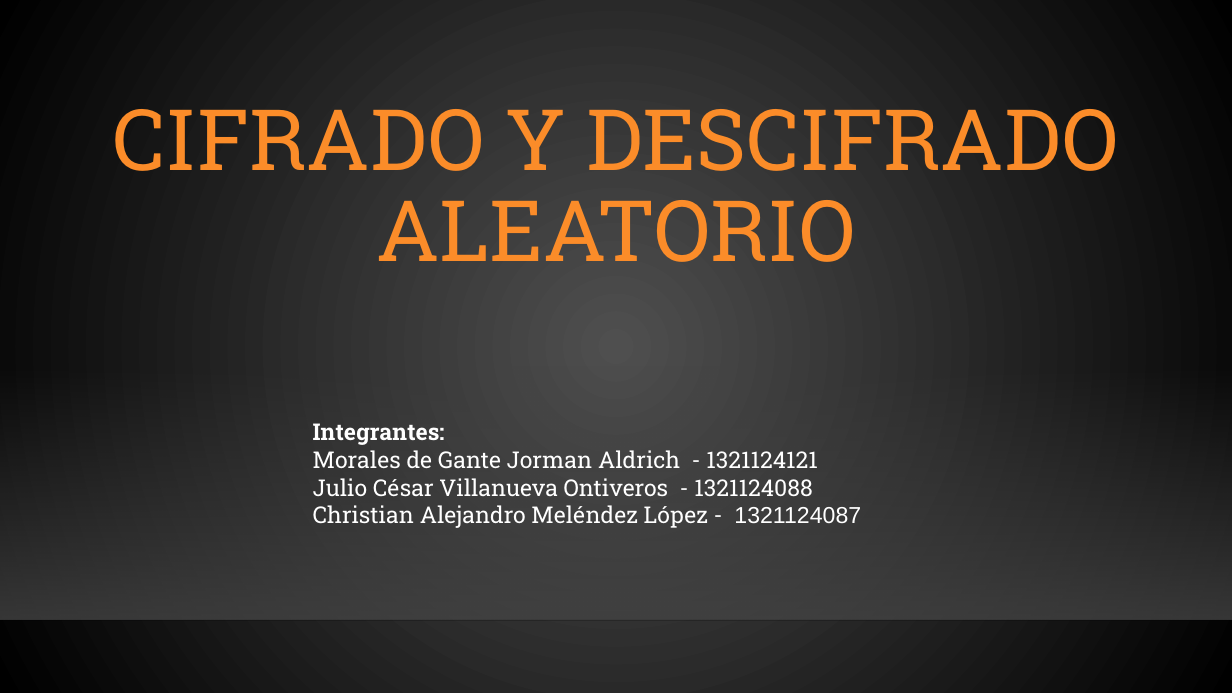
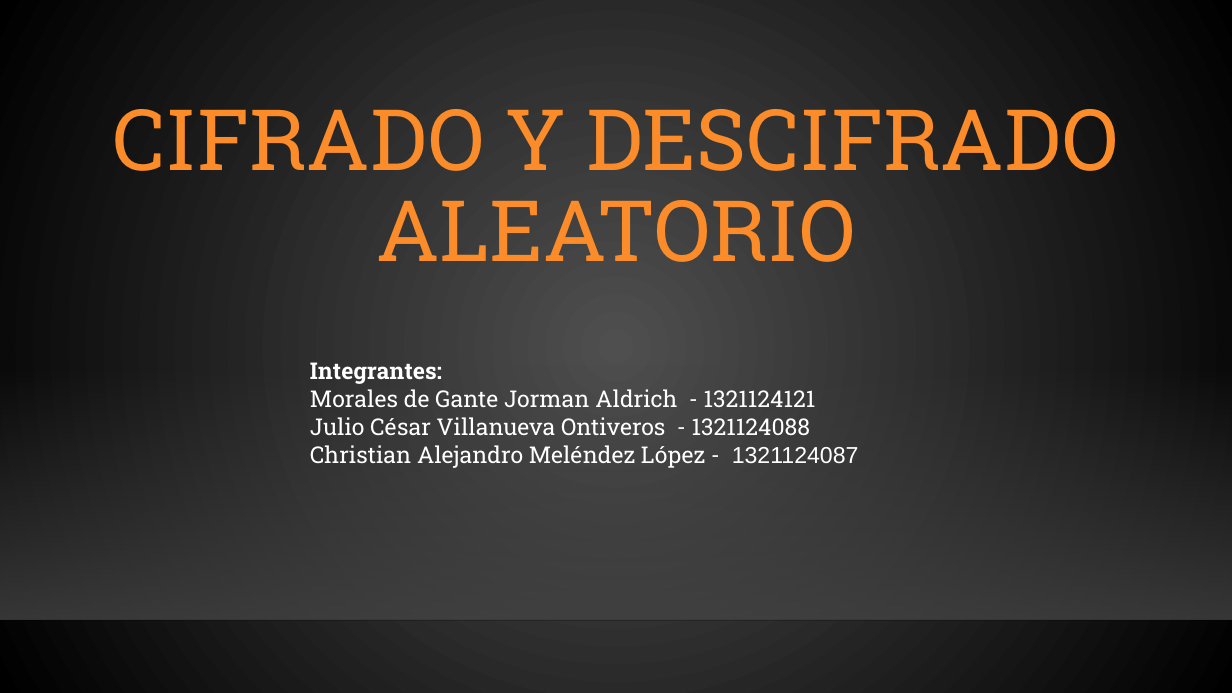
Before and after one commit to dogiloki/Feria_academica, a slide deck: slide 1 of Feria académica.pptx. Drawn at 1232x693 pixels with LibreOffice and Linux fonts; fonts in the diff are those of the drawing; background and template pictures are left out. Boxes give left, top, right and bottom in pixels: in the first picture for what was removed or moved away, otherwise in the second. Text is boxed around its words. In the diff, an @@ line names an element or a change of style, - is before the commit and + after.

```diff
--- a/Feria académica.pptx
+++ b/Feria académica.pptx
@@ text "Integrantes:": place and size @@
-text "Integrantes:" at [313, 423, 861, 528]
+text "Integrantes:" at [310, 362, 859, 468]
```
Also in this commit, not shown: 1 other slide changed, 1 other file.
